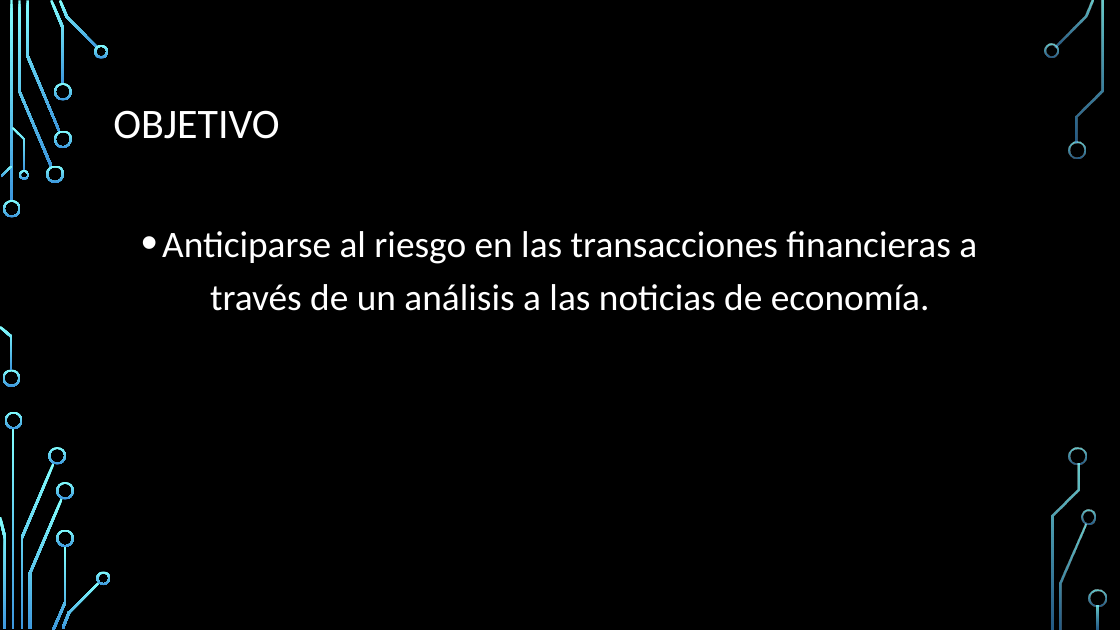
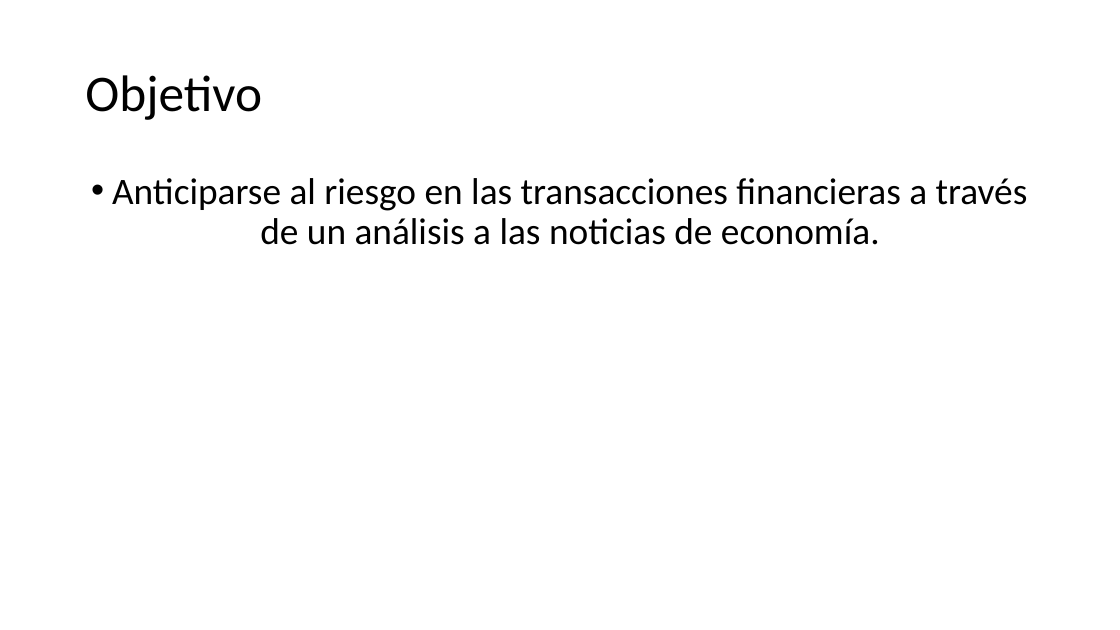
Before and after one commit to bryannegrete/financial-risk, a slide deck: slide 3 of Financial_Risk.pptx. Drawn at 1120x630 pixels with LibreOffice and Linux fonts; fonts in the diff are those of the drawing; background and template pictures are left out. Boxes give left, top, right and bottom in pixels: in the first picture for what was removed or moved away, otherwise in the second. Text is boxed around its words. In the diff, an @@ line names an element or a change of style, - is before the commit and + after.

```diff
--- a/Financial_Risk.pptx
+++ b/Financial_Risk.pptx
@@ background picture (left out) to #FFFFFF @@
@@ title at (x1=85, y1=75, x2=262, y2=120): text changed; size 36 to 44 pt; text colour #FFFFFF to #000000 @@
-OBJETIVO
+Objetivo
@@ text "Anticiparse al riesgo en las ..." moved from (x1=162, y1=231, x2=977, y2=311) to (x1=112, y1=178, x2=1028, y2=245) @@
@@ text "Anticiparse al riesgo en las ..." at (x1=112, y1=178, x2=1028, y2=245): text colour #FFFFFF to #000000; line spacing 1.2 to 0.9 @@
@@ group removed at (x1=0, y1=0, x2=1107, y2=630): 33 freeform shapes, 3 rectangles @@
```
Also in this commit, not shown: 5 other slides changed, 1 slide added, 1 slide removed, 1 other file.
